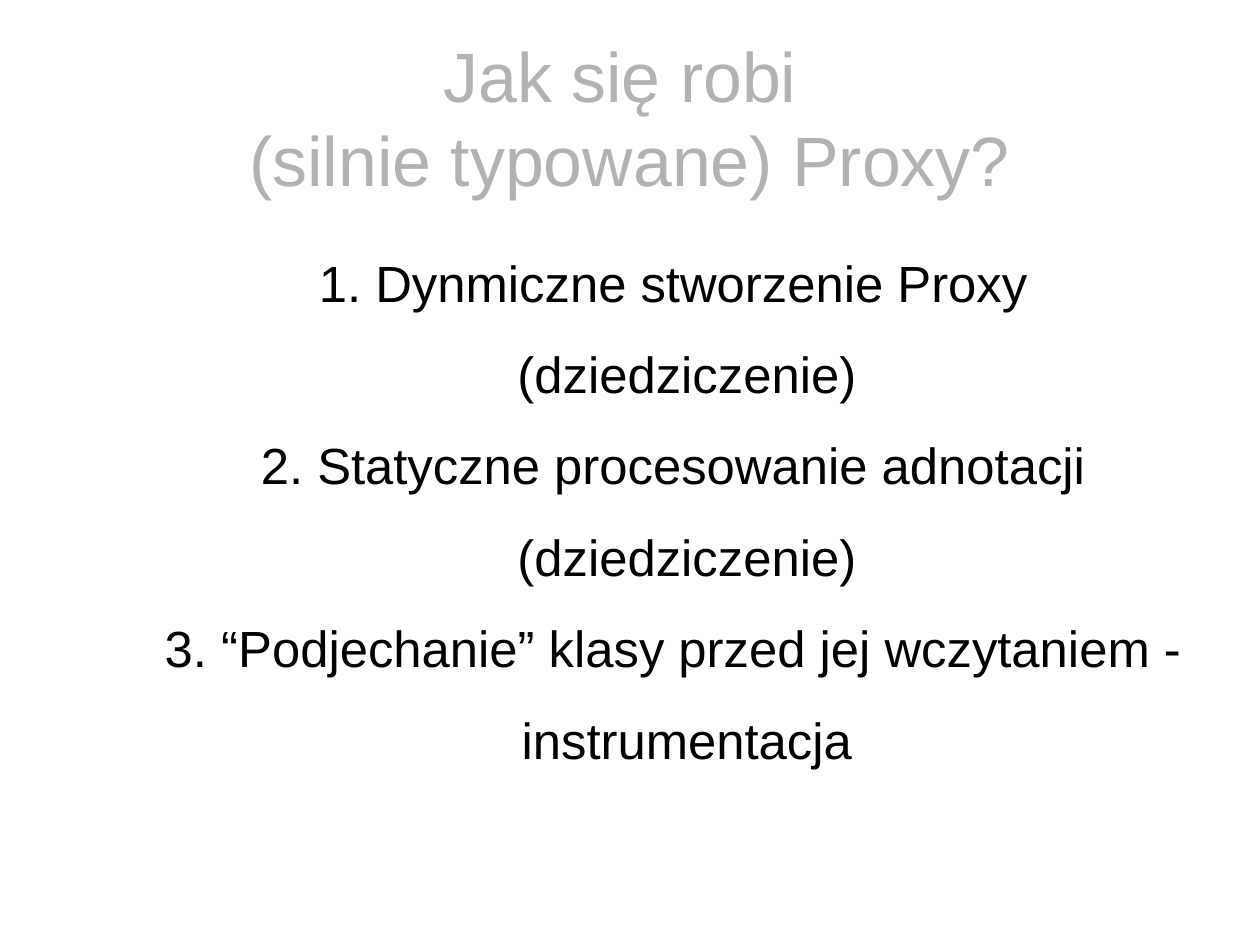
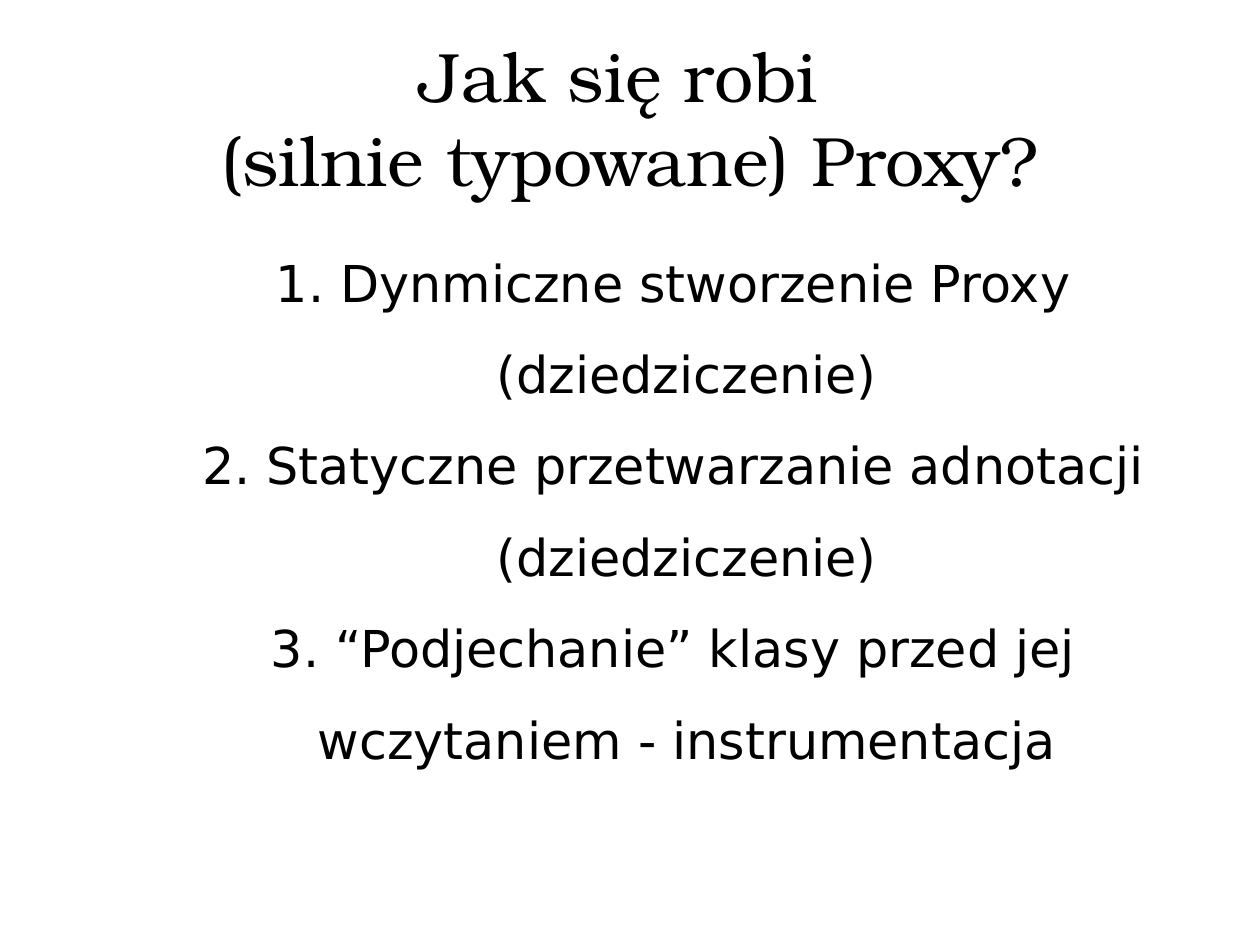
Before and after one commit to tirpitz-verus/bytebuddy-agent-presentation, a slide deck: slide 8 of slides.odp (slide 7 before the commit). Drawn at 1260x945 pixels with LibreOffice and Linux fonts; fonts in the diff are those of the drawing. Boxes give left, top, right and bottom in pixels: in the first picture for what was removed or moved away, otherwise in the second. Text is boxed around its words. In the diff, an @@ line names an element or a change of style, - is before the commit and + after.

```diff
--- a/slides.odp
+++ b/slides.odp
@@ title "Jak się robi (silnie typowane) ..." at (221,52,1038,202): font Arial to TeX Gyre Bonum, text colour #B2B2B2 to #000000 @@
@@ subtitle at (318,263,1075,770): font Arial to DejaVu Sans in "Dynmiczne stworzenie Proxy (dziedziczenie)", "“Podjechanie” klasy przed jej wczytaniem - instrumentacja" @@
@@ subtitle at (267,445,1144,583): text changed; font Arial to DejaVu Sans @@
-2. Statyczne procesowanie adnotacji (dziedziczenie)
+2. Statyczne przetwarzanie adnotacji (dziedziczenie)
```
Also in this commit, not shown: 11 other slides changed, 4 slides added, 3 slides removed, 1 other file.
